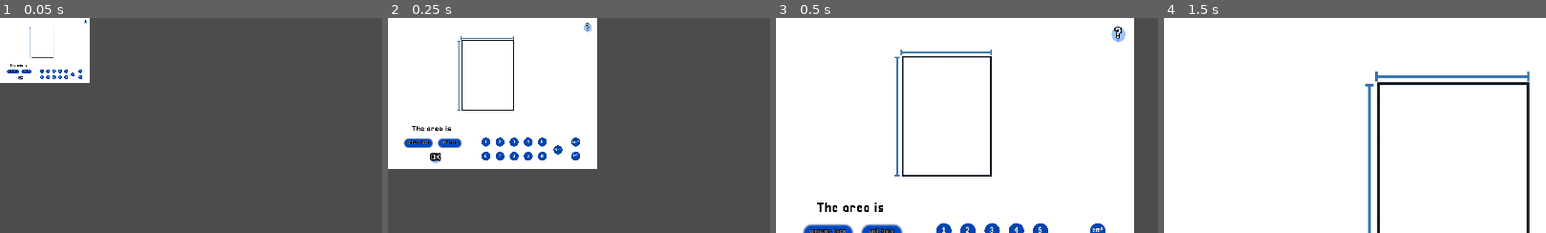
Above: before the commit, frames 1-4 (left to right).
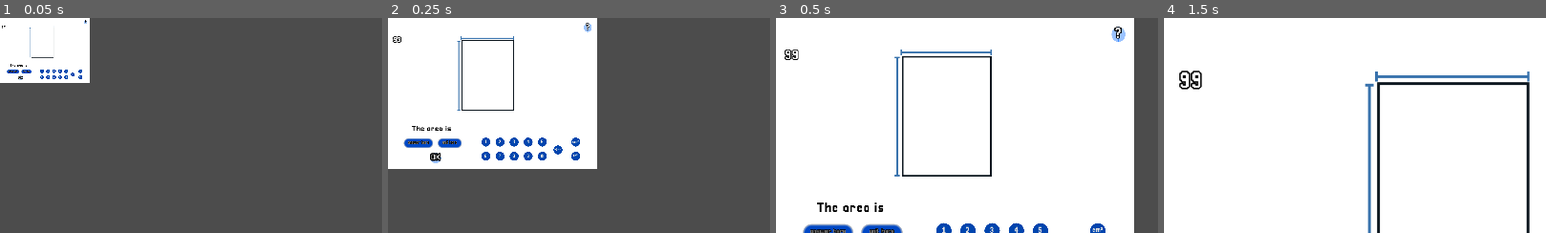
Above: after the commit, the same moments.

Repository: ShyrTheFirst/ShapeStylist
Game: Godot game, scene res://Scenes/Stages/HairEquations.tscn
Two runs of this game, one before a commit and one after it. Both use one fixed random seed, a clock stepped at 60 frames per second and the inputs below. This scene is started directly instead of the project's main scene.
Inputs (mouse positions are % of the whole screen's width and height, from its top left):
- Up to frame 1 (0.05 s): no input
- Up to frame 2 (0.25 s): no input
- Up to frame 3 (0.5 s): no input
- Up to frame 4 (1.5 s): click (7, 50) at 0.52 s; type "12" at 0.6 s; click (14, 50) at 0.75 s; type "12" at 0.83 s; click "OK" at 1.25 s
The pictures show only the part of the screen within x 0-50%, y 0-50%; the shares and areas given below are measured in that part.

The runs differ from the first frame. In frame 1, less than 0.1% of the frame differs, in the area x 0-2%, y 3-5%; in frame 2, less than 0.1%; in frame 3, 0.1%; in frame 4, 0.3%, in the area x 4-10%, y 24-34%.
Error before the commit: Invalid get index '0' (on base: 'Dictionary'). (res://Singletons/GameManager.gd:73)
Error after the commit: Invalid set index 'position' (on base: 'Label') with value of type 'Vector2'. (res://Scenes/Stages/Scripts/HairEquations.gd:94)

Commit message:
Update 2.0.7

Diff:
--- a/Scenes/Stages/HairEquations.tscn
+++ b/Scenes/Stages/HairEquations.tscn
@@ -1,11 +1,17 @@
-[gd_scene load_steps=30 format=2]
+[gd_scene load_steps=31 format=2]
 
 [ext_resource path="res://Assets/tip2.png" type="Texture" id=1]
 [ext_resource path="res://Scenes/Stages/Scripts/HairEquations.gd" type="Script" id=2]
-[ext_resource path="res://Assets/shapes/shape_0c.png" type="Texture" id=3]
+[ext_resource path="res://Assets/shapes/shape_05c.png" type="Texture" id=3]
 [ext_resource path="res://Scenes/Stages/Scripts/HairEquations_node.gd" type="Script" id=8]
 [ext_resource path="res://Scenes/callables/Scripts/Popup_message.gd" type="Script" id=9]
 [ext_resource path="res://Assets/Pixellari.ttf" type="DynamicFontData" id=10]
+
+[sub_resource type="DynamicFont" id=44]
+size = 32
+outline_size = 2
+outline_color = Color( 0, 0, 0, 1 )
+font_data = ExtResource( 10 )
 
 [sub_resource type="DynamicFont" id=3]
 size = 30
@@ -259,6 +265,69 @@
 scale = Vector2( 0.933333, 0.933333 )
 texture = ExtResource( 3 )
 
+[node name="Side_size" type="Label" parent="HairEquations/Sprite"]
+visible = false
+margin_left = -385.714
+margin_top = -160.714
+margin_right = -345.714
+margin_bottom = -128.714
+custom_fonts/font = SubResource( 44 )
+text = "99"
+
+[node name="Side_size2" type="Label" parent="HairEquations/Sprite"]
+visible = false
+margin_left = -385.714
+margin_top = -160.714
+margin_right = -345.714
+margin_bottom = -128.714
+custom_fonts/font = SubResource( 44 )
+text = "99"
+
+[node name="Side_size3" type="Label" parent="HairEquations/Sprite"]
+visible = false
+margin_left = -385.714
+margin_top = -160.714
+margin_right = -345.714
+margin_bottom = -128.714
+custom_fonts/font = SubResource( 44 )
+text = "99"
+
+[node name="Side_size4" type="Label" parent="HairEquations/Sprite"]
+visible = false
+margin_left = -385.714
+margin_top = -160.714
+margin_right = -345.714
+margin_bottom = -128.714
+custom_fonts/font = SubResource( 44 )
+text = "99"
+
+[node name="Side_size5" type="Label" parent="HairEquations/Sprite"]
+visible = false
+margin_left = -385.714
+margin_top = -160.714
+margin_right = -345.714
+margin_bottom = -128.714
+custom_fonts/font = SubResource( 44 )
+text = "99"
+
+[node name="Side_size6" type="Label" parent="HairEquations/Sprite"]
+visible = false
+margin_left = -385.714
+margin_top = -160.714
+margin_right = -345.714
+margin_bottom = -128.714
+custom_fonts/font = SubResource( 44 )
+text = "99"
+
+[node name="Side_size7" type="Label" parent="HairEquations/Sprite"]
+visible = false
+margin_left = -385.714
+margin_top = -160.714
+margin_right = -345.714
+margin_bottom = -128.714
+custom_fonts/font = SubResource( 44 )
+text = "99"
+
 [node name="Result" type="Label" parent="HairEquations"]
 margin_left = 90.0
 margin_top = 410.0
--- a/Scenes/Stages/Scripts/HairEquations.gd
+++ b/Scenes/Stages/Scripts/HairEquations.gd
@@ -22,6 +22,13 @@
 
 var toggle_helper : bool = true
 
+onready var side_size = $Sprite/Side_size
+onready var side_size_2 = $Sprite/Side_size2
+onready var side_size_3 = $Sprite/Side_size3
+onready var side_size_4 = $Sprite/Side_size4
+onready var side_size_5 = $Sprite/Side_size5
+onready var side_size_6 = $Sprite/Side_size6
+onready var side_size_7 = $Sprite/Side_size7
 
 var texture_0 = preload("res://Assets/shapes/shape_0c.png")
 var texture_0_size_quant : int = 2
@@ -52,7 +59,16 @@
 	client_num = num
 
 func _ready():
+	side_size.visible = false
+	side_size_2.visible = false
+	side_size_3.visible = false
+	side_size_4.visible = false
+	side_size_5.visible = false
+	side_size_6.visible = false
+	side_size_7.visible = false
+
 	randomize()
+
 	result.text = LanguageSelector.frases["texto_resultado"]
 	result_answer.placeholder_text = LanguageSelector.frases["placeholder_resposta"]
 	unit_answer.placeholder_text = LanguageSelector.frases["placeholder_unidade"]
@@ -62,6 +78,9 @@
 		unit_type = "cm"
 	else:
 		unit_type = "in"
+
+	var random_value = randi() % 5
+
 	var pick_random_texture = int(rand_range(0,(texture_list.size()-1)))
 	if GameManager.first_run:
 		pick_random_texture = 0
@@ -71,8 +90,15 @@
 	match pick_random_texture:
 		0:
 			GameManager.shape_value = 0
-			area_result #calcular a area conforme a figura
-			#Adicionar os valores no local correto e a quantidade correta -> uma scene pra ser instanciada aqui?
+			side_size.visible = true
+			side_size.position = Vector2(-171,-32)
+			side_size.text = 4 * random_value
+
+			side_size_2.visible = true
+			side_size_2.position = Vector2(-32, -192)
+			side_size_2.text = 4 * random_value
+
+			area_result = (4* random_value) * (4* random_value)
 
 		1:
 			GameManager.shape_value = 1
Not shown, changed: lados _ calculos.txt
